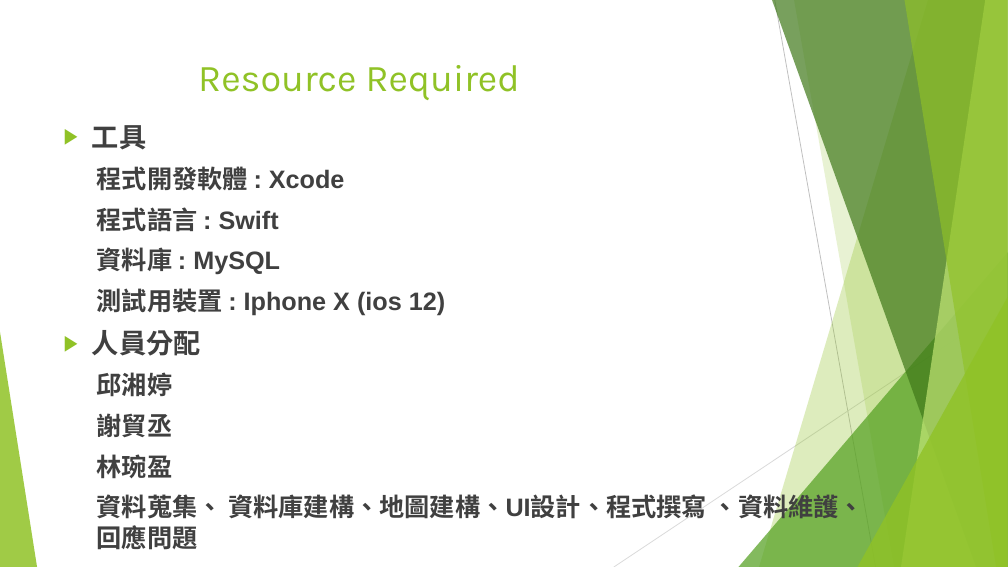
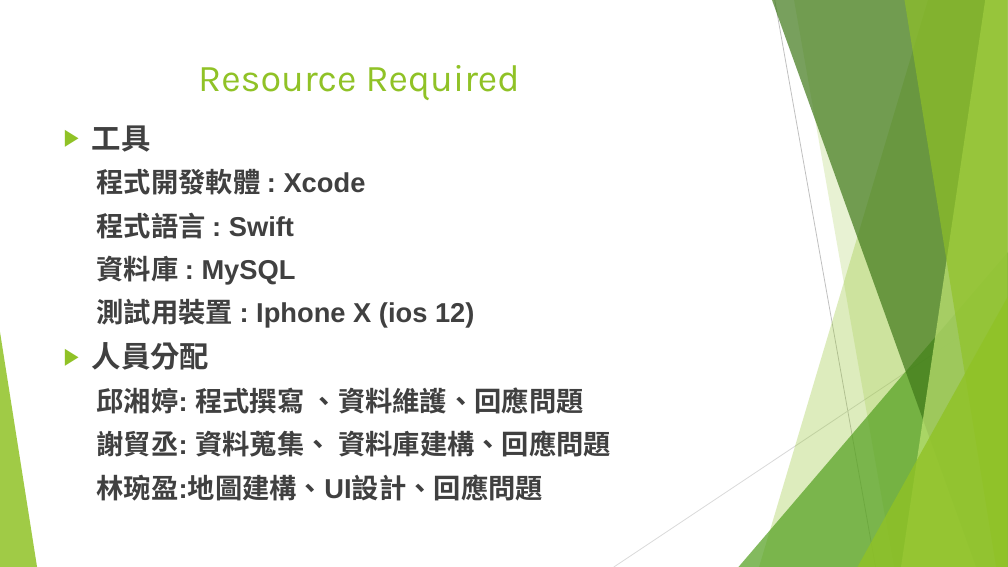
Before and after one commit to 0551102/107_SE_Team-10, a slide deck: slide 11 of 軟工期中v3.pptx. Drawn at 1008x567 pixels with LibreOffice and Linux fonts; fonts in the diff are those of the drawing. Boxes give left, top, right and bottom in pixels: in the first picture for what was removed or moved away, otherwise in the second. Text is boxed around its words. In the diff, an @@ line names an element or a change of style, - is before the commit and + after.

Commit message:
修改分配

```diff
--- a/軟工期中v3.pptx
+++ b/軟工期中v3.pptx
@@ text at box(92, 125, 474, 370): size 25.9 to 28 pt in "工具", "人員分配"; size 24.1 to 26 pt in "程式開發軟體 : Xcode", "程式語言 : Swift", "資料庫 : MySQL", "測試用裝置 : Iphone X (ios 12)" @@
@@ text at box(97, 387, 611, 501): text changed; size 24.1 to 26 pt @@
-  邱湘婷
-  謝貿丞
-  林琬盈
-  資料蒐集、 資料庫建構、地圖建構、UI設計、程式撰寫 、資料維護、回應問題
+  邱湘婷: 程式撰寫 、資料維護、回應問題
+  謝貿丞: 資料蒐集、 資料庫建構、回應問題
+  林琬盈:地圖建構、UI設計、回應問題
```
